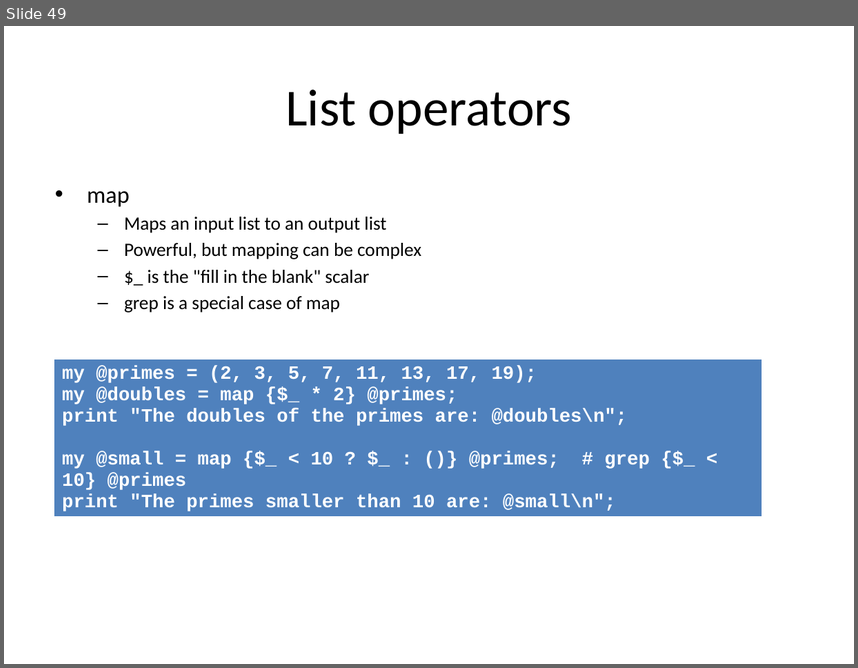
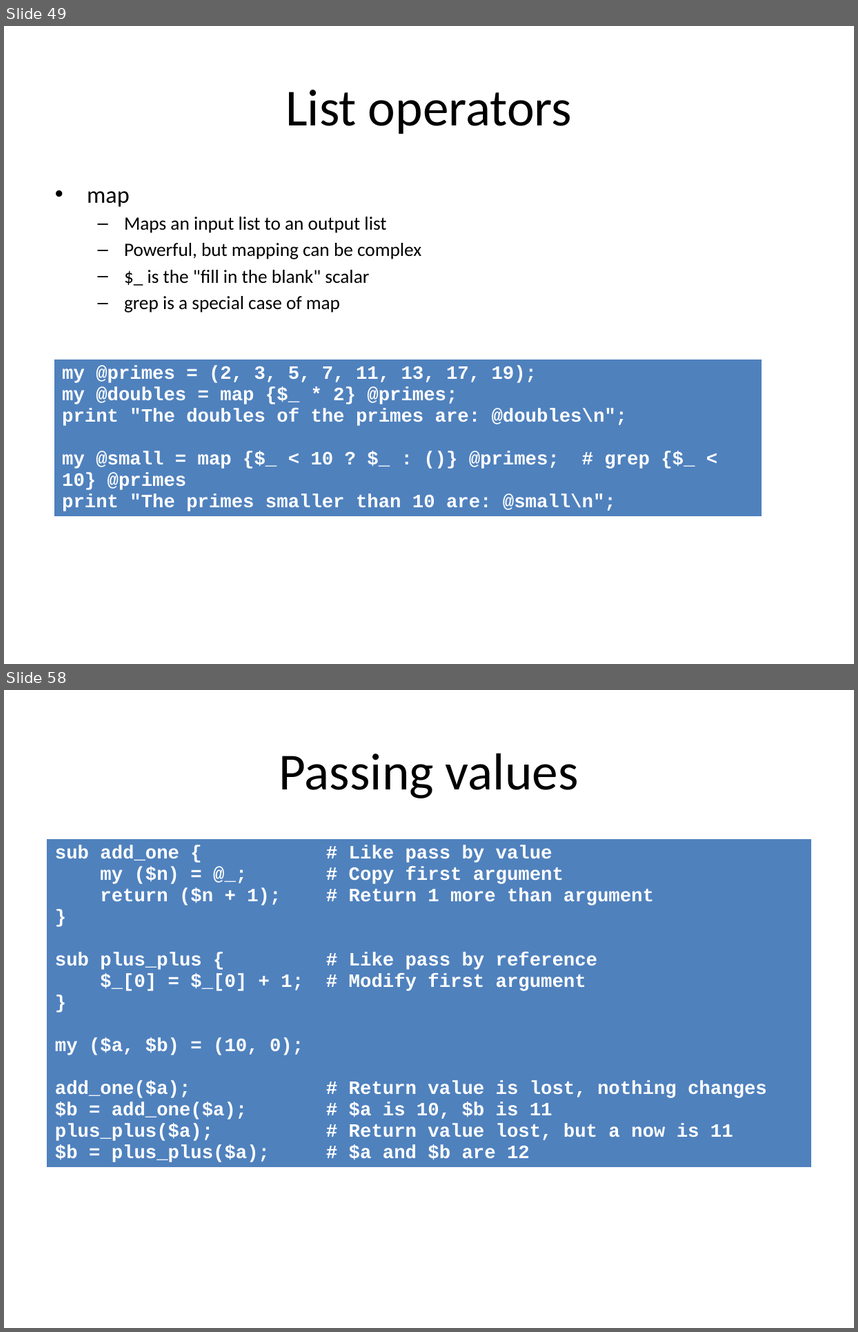
Before and after one commit to redmage123/perl-programming-introduction, a slide deck: docs/Introduction to Perl.pptx. Shown one above the other, each under a label of ours: slide 49 before the commit, slides 49 and 58 after it; the slides between them are not shown. The pictures are 858x668 and 858x1332 pixels, drawn with LibreOffice and Linux fonts; fonts in the diff are those of the drawing. Boxes give left, top, right and bottom in pixels: in the first picture for what was removed or moved away, otherwise in the second. Text is boxed around its words. In the diff, an @@ line names an element or a change of style, - is before the commit and + after.

```diff
--- a/docs/Introduction to Perl.pptx
+++ b/docs/Introduction to Perl.pptx
@@ slide 58 added at (4, 690, 854, 1328), background #FFFFFF @@
@@ title added at (279, 753, 579, 798), 44 pt, text #000000 @@
+Passing values
@@ table added at (47, 839, 811, 1187), 1 rows, 1 columns @@
+sub add_one { # Like pass by value / my ($n) = @_; # Copy first argument / return ($n + 1); # Return 1 more than argument / } / sub plus_plus { # Like pass by reference / $_[0] = $_[0] + 1; # Modify first argument / } / my ($a, $b) = (10, 0); / add_one($a); # Return value is lost, nothing changes / $b = add_one($a); # $a is 10, $b is 11 / plus_plus($a); # Return value lost, but a now is 11 / $b = plus_plus($a); # $a and $b are 12
```
Also in this commit, not shown: 28 other slides added, 1 other file.
